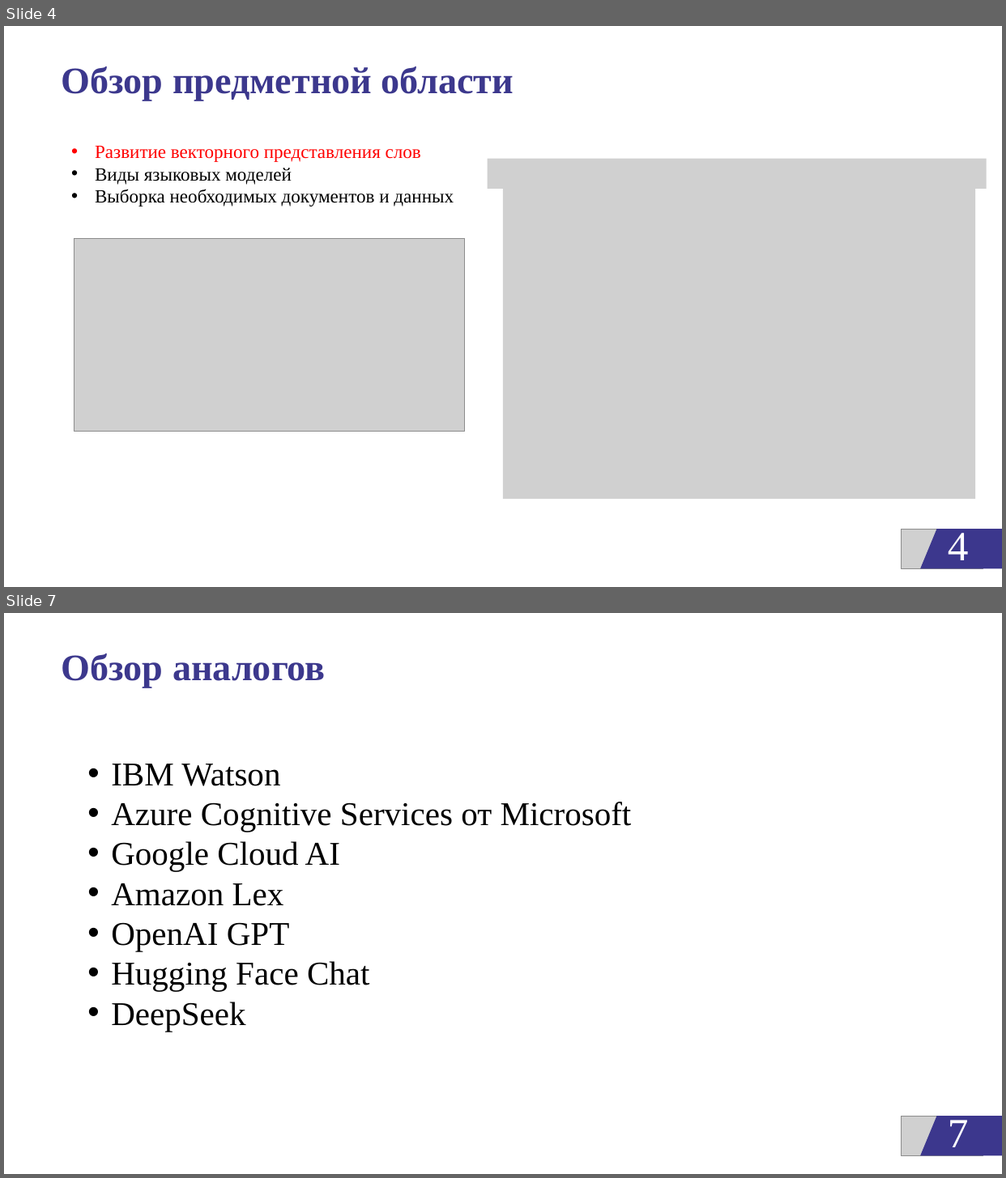
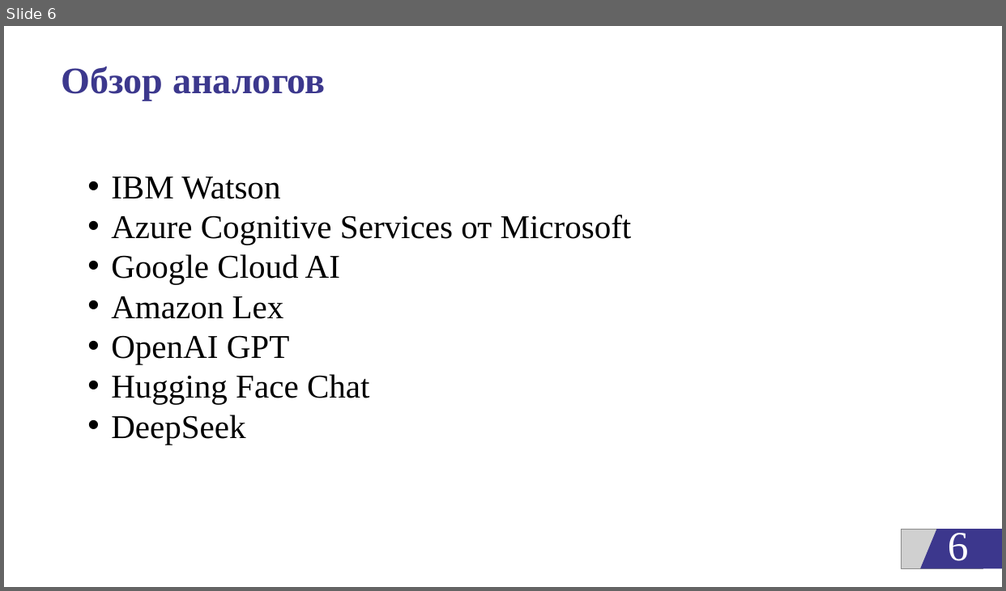
Before and after one commit to egorbeckish/Baccalaureate, a slide deck: 4 FOURTH COURSE/Semester 8/ДИПЛОМ/Отчеты/Презентация_Бекиш Е.П. 2025.pptx. Shown one above the other, each under a label of ours: slides 4 and 7 before the commit, slide 6 after it; the slides between them are not shown. The pictures are 1006x1178 and 1006x591 pixels, drawn with LibreOffice and Linux fonts; fonts in the diff are those of the drawing; grey boxes stand for pictures; background and template pictures are left out. Boxes give left, top, right and bottom in pixels: in the first picture for what was removed or moved away, otherwise in the second. Text is boxed around its words. In the diff, an @@ line names an element or a change of style, - is before the commit and + after.

```diff
--- a/4 FOURTH COURSE/Semester 8/ДИПЛОМ/Отчеты/Презентация_Бекиш Е.П. 2025.pptx
+++ b/4 FOURTH COURSE/Semester 8/ДИПЛОМ/Отчеты/Презентация_Бекиш Е.П. 2025.pptx
@@ slide 4 removed at (x1=4, y1=26, x2=1002, y2=587), background #FFFFFF @@
@@ title removed at (x1=62, y1=66, x2=513, y2=101) @@
-Обзор предметной области
@@ text removed at (x1=95, y1=146, x2=454, y2=207) @@
-• Развитие векторного представления слов
-• Виды языковых моделей
-• Выборка необходимых документов и данных
@@ picture removed at (x1=488, y1=159, x2=987, y2=189) @@
@@ picture removed at (x1=503, y1=189, x2=976, y2=500) @@
@@ picture removed at (x1=74, y1=238, x2=465, y2=432) @@
@@ picture removed at (x1=901, y1=529, x2=983, y2=569) @@
@@ freeform shape removed at (x1=920, y1=529, x2=1002, y2=569) @@
@@ page number removed at (x1=948, y1=528, x2=969, y2=570) @@
-4
@@ what was slide 7 is now slide 6 @@
@@ page number at (x1=948, y1=528, x2=969, y2=570): text changed @@
-7
+6
```
Also in this commit, not shown: 13 slides changed, 2 other slides removed, 12 other files.
